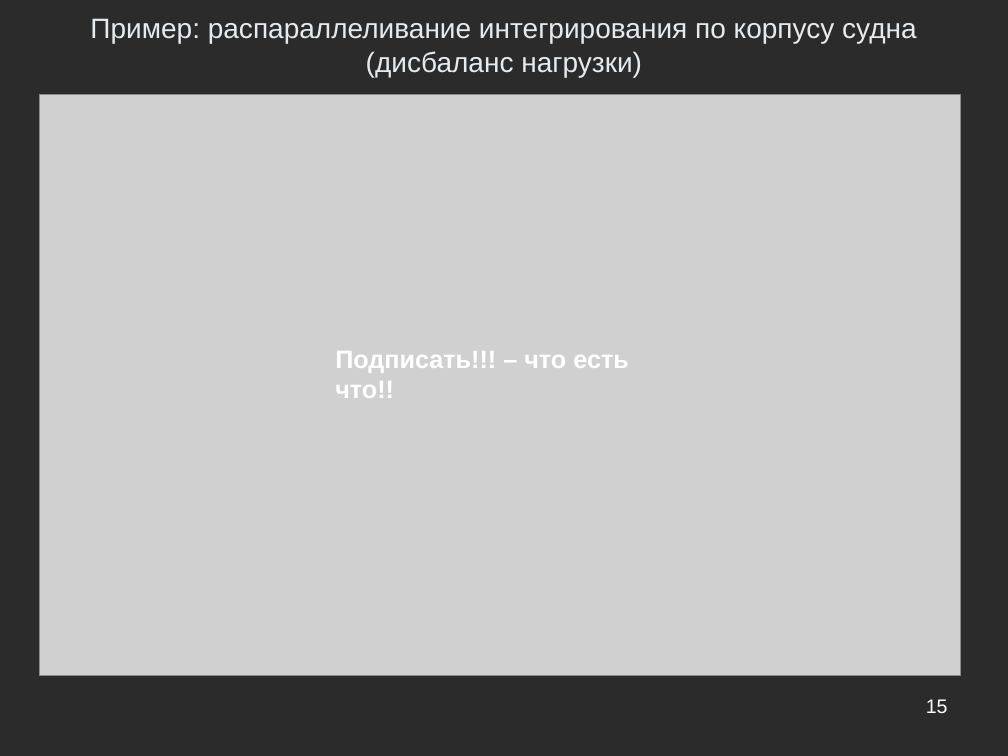
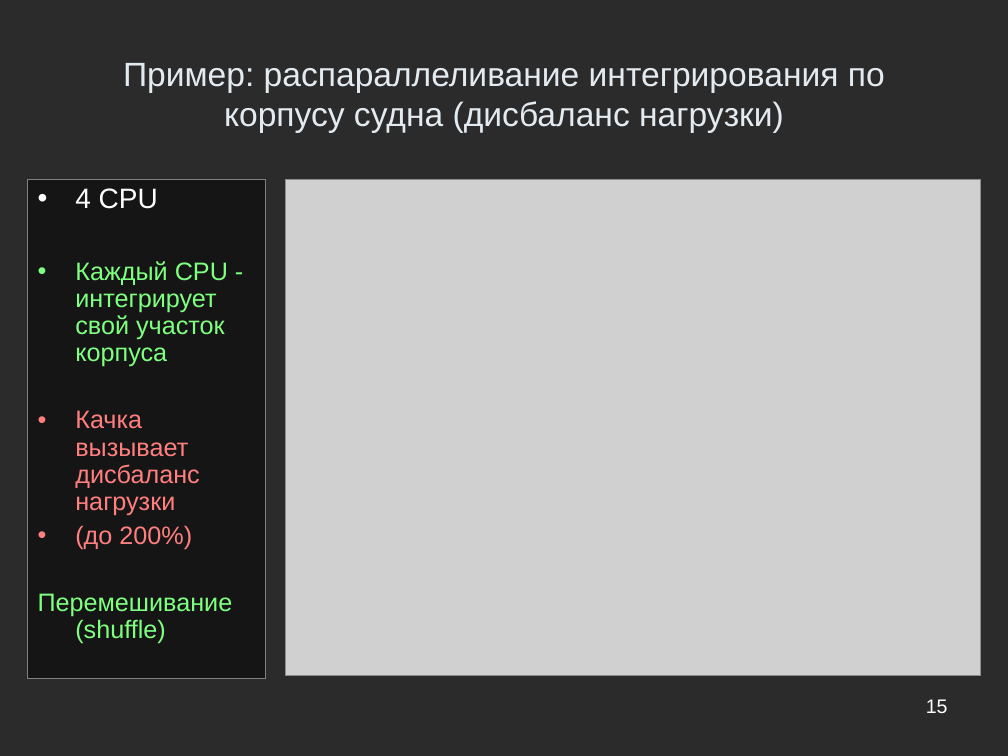
Before and after one commit to Jacobi20/nano-vis, a slide deck: slide 15 of ship_sim/docs/conf_hpc2010/hpc2010_navy_2.ppt. Drawn at 1008x756 pixels with LibreOffice and Linux fonts; fonts in the diff are those of the drawing; grey boxes stand for pictures; background and template pictures are left out; a plain dark background stands for a picture behind light text. Boxes give left, top, right and bottom in pixels: in the first picture for what was removed or moved away, otherwise in the second. Text is boxed around its words. In the diff, an @@ line names an element or a change of style, - is before the commit and + after.

```diff
--- a/ship_sim/docs/conf_hpc2010/hpc2010_navy_2.ppt
+++ b/ship_sim/docs/conf_hpc2010/hpc2010_navy_2.ppt
@@ title "Пример: распараллеливание интегрирования по корпусу ..." moved from (x1=90, y1=18, x2=917, y2=77) to (x1=123, y1=63, x2=885, y2=133) @@
@@ title "Пример: распараллеливание интегрирования по корпусу ..." at (x1=123, y1=63, x2=885, y2=133): size 20 to 24 pt @@
@@ text added at (x1=27, y1=179, x2=265, y2=678), fill #000000 at 50% opacity, outline #808080 0.74 pt, 18 pt, text #7FFF7F @@
+• 4 CPU
+• Каждый CPU - интегрирует свой участок корпуса
+• Качка вызывает дисбаланс нагрузки
+• (до 200%)
+Перемешивание (shuffle)
@@ picture resized from (x1=39, y1=95, x2=960, y2=675) to (x1=286, y1=179, x2=981, y2=675) @@
@@ text removed at (x1=335, y1=351, x2=628, y2=398) @@
-Подписать!!! – что есть что!!
```
Also in this commit, not shown: 10 other slides changed, 2 slides added, 2 slides removed.
